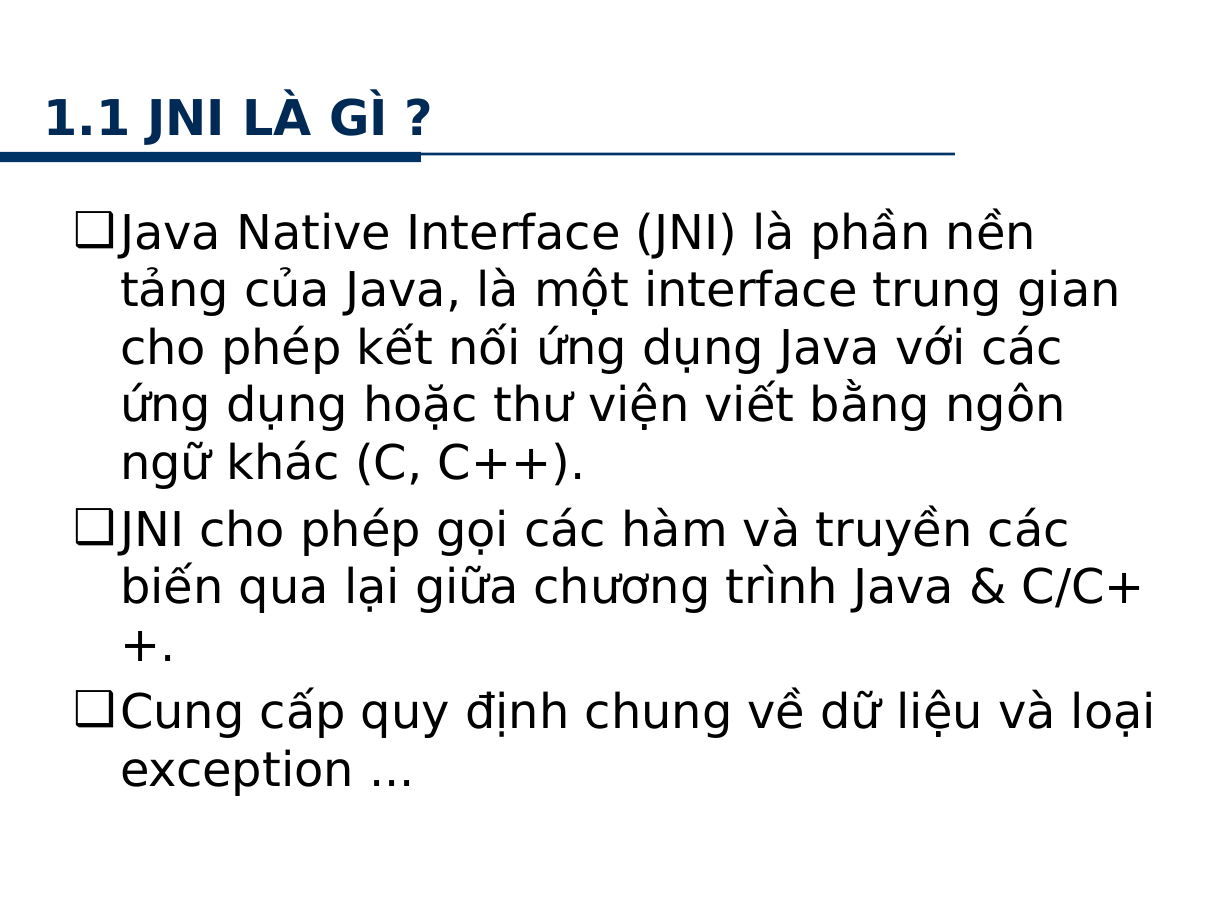
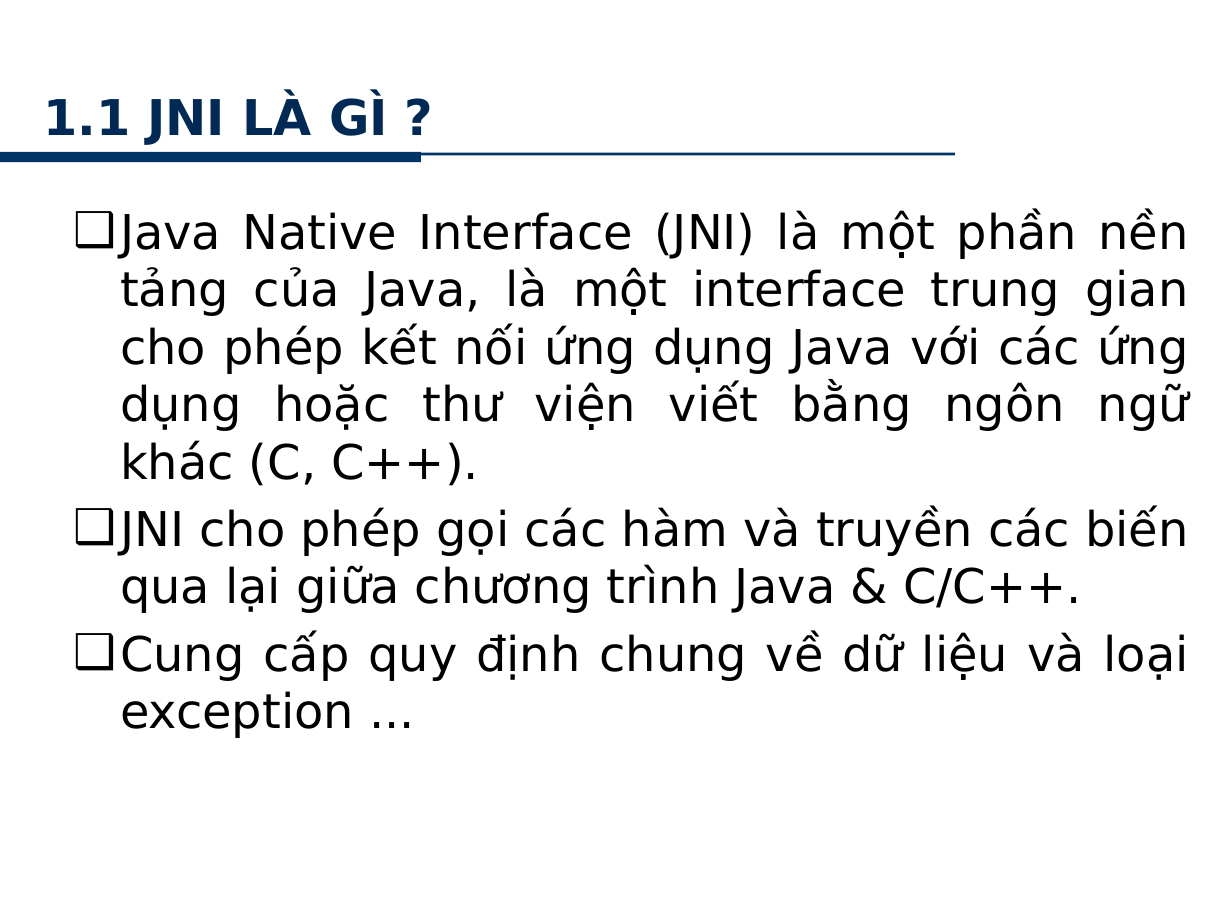
Before and after one commit to minhkhanh/UofS-Java, a slide deck: slide 4 of Seminar_JNI/Slide_00.pptx. Drawn at 1232x924 pixels with LibreOffice and Linux fonts; fonts in the diff are those of the drawing; background and template pictures are left out. Boxes give left, top, right and bottom in pixels: in the first picture for what was removed or moved away, otherwise in the second. Text is boxed around its words. In the diff, an @@ line names an element or a change of style, - is before the commit and + after.

```diff
--- a/Seminar_JNI/Slide_00.pptx
+++ b/Seminar_JNI/Slide_00.pptx
@@ text at [120, 210, 1189, 486]: text changed @@
-❑ Java Native Interface (JNI) là phần nền tảng của Java, là một interface trung gian cho phép kết nối ứng dụng Java với các ứng dụng hoặc thư viện viết bằng ngôn ngữ khác (C, C++).
+❑ Java Native Interface (JNI) là một phần nền tảng của Java, là một interface trung gian cho phép kết nối ứng dụng Java với các ứng dụng hoặc thư viện viết bằng ngôn ngữ khác (C, C++).
@@ text at [120, 507, 1189, 738]: alignment left to justified @@
```
Also in this commit, not shown: 13 other slides changed, 3 slides added.
